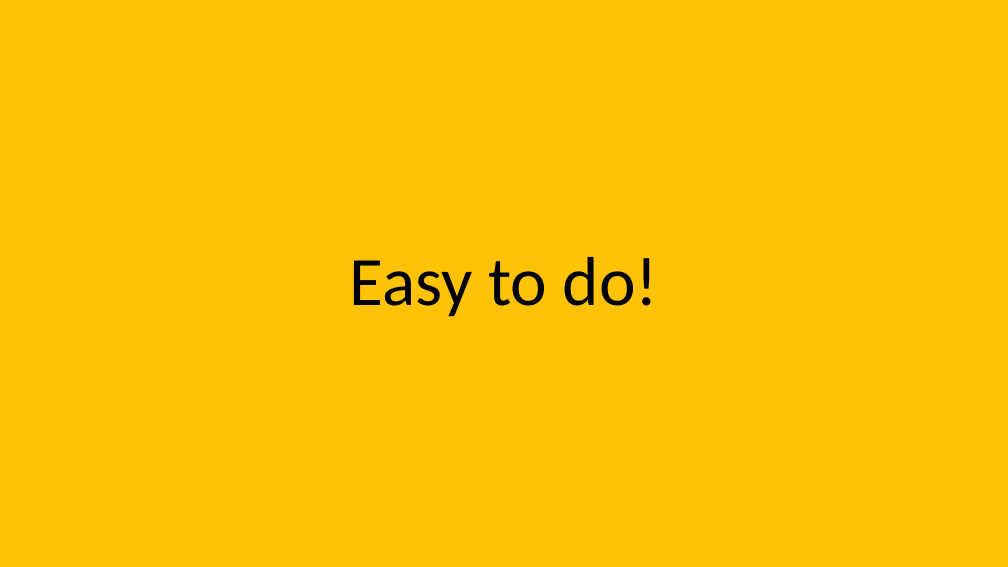
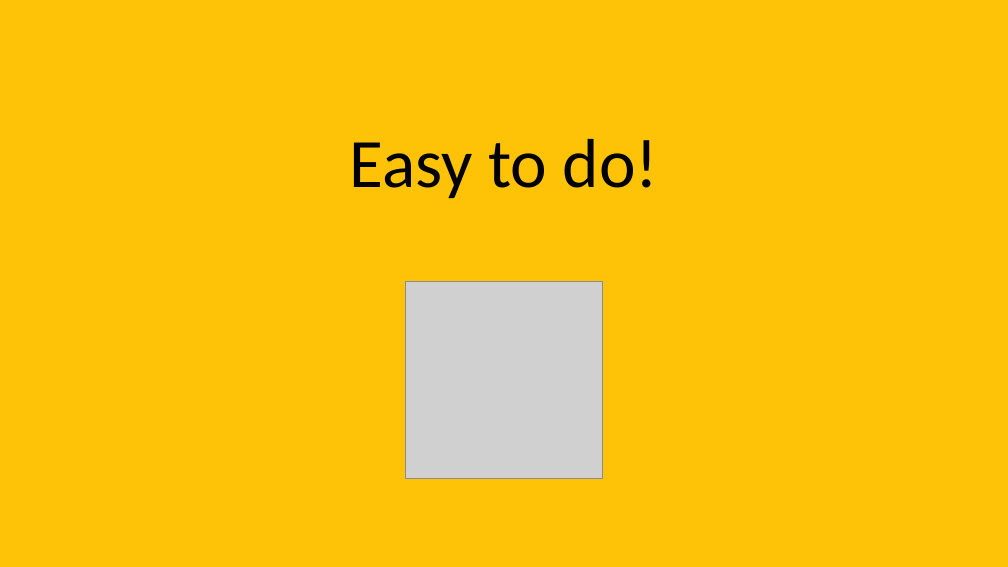
Before and after one commit to davidaayers/ea-talk, a slide deck: slide 112 of ea_in_a_devops_time.pptx (slide 109 before the commit). Drawn at 1008x567 pixels with LibreOffice and Linux fonts; fonts in the diff are those of the drawing; grey boxes stand for pictures. Boxes give left, top, right and bottom in pixels: in the first picture for what was removed or moved away, otherwise in the second. Text is boxed around its words. In the diff, an @@ line names an element or a change of style, - is before the commit and + after.

```diff
--- a/ea_in_a_devops_time.pptx
+++ b/ea_in_a_devops_time.pptx
@@ title "Easy to do!": place and size @@
-title "Easy to do!" at [349,257,658,317]
+title "Easy to do!" at [349,139,658,199]
@@ picture added at [405,281,603,479] @@
```
Also in this commit, not shown: 20 other slides changed, 3 slides added, 2 other files.
